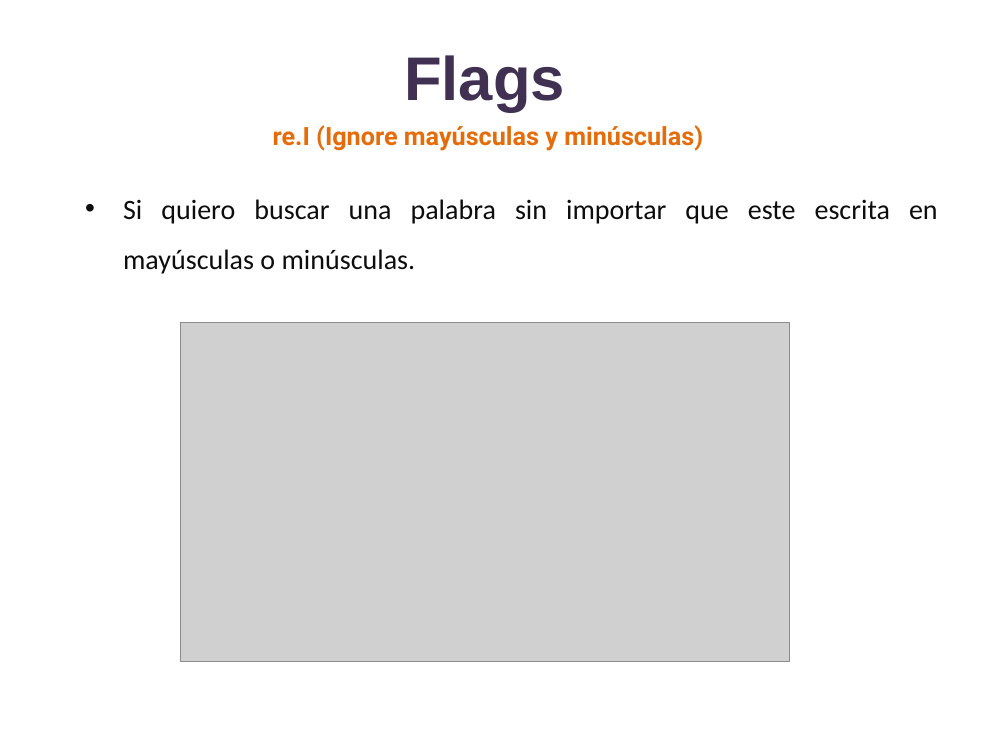
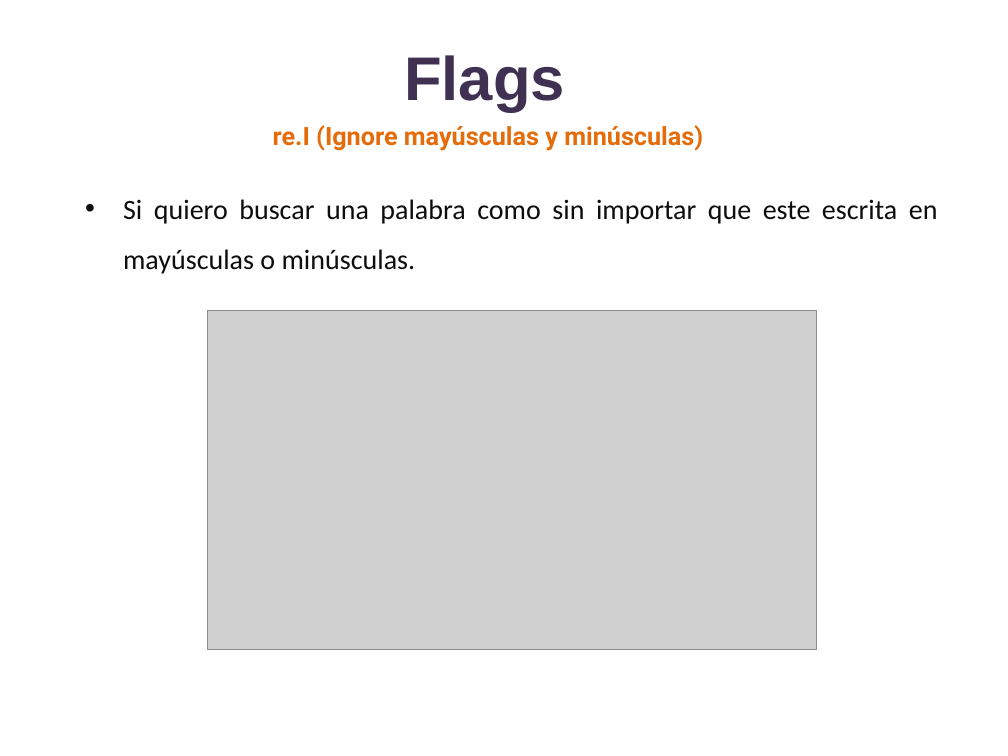
Before and after one commit to lizetheP/Analitica, a slide deck: slide 47 of CalendarioAgo2022/presentaciones/19_Modulo_re.pptx (slide 45 before the commit). Drawn at 1008x756 pixels with LibreOffice and Linux fonts; fonts in the diff are those of the drawing; grey boxes stand for pictures. Boxes give left, top, right and bottom in pixels: in the first picture for what was removed or moved away, otherwise in the second. Text is boxed around its words. In the diff, an @@ line names an element or a change of style, - is before the commit and + after.

```diff
--- a/CalendarioAgo2022/presentaciones/19_Modulo_re.pptx
+++ b/CalendarioAgo2022/presentaciones/19_Modulo_re.pptx
@@ text at bbox=[123, 199, 938, 274]: text changed @@
-• Si quiero buscar una palabra sin importar que este escrita en mayúsculas o minúsculas.
+• Si quiero buscar una palabra como sin importar que este escrita en mayúsculas o minúsculas.
@@ picture: place and size @@
-picture at bbox=[180, 323, 789, 661]
+picture at bbox=[208, 310, 816, 649]
```
Also in this commit, not shown: 7 other slides changed, 2 slides added, 6 slides removed, 8 other files.
